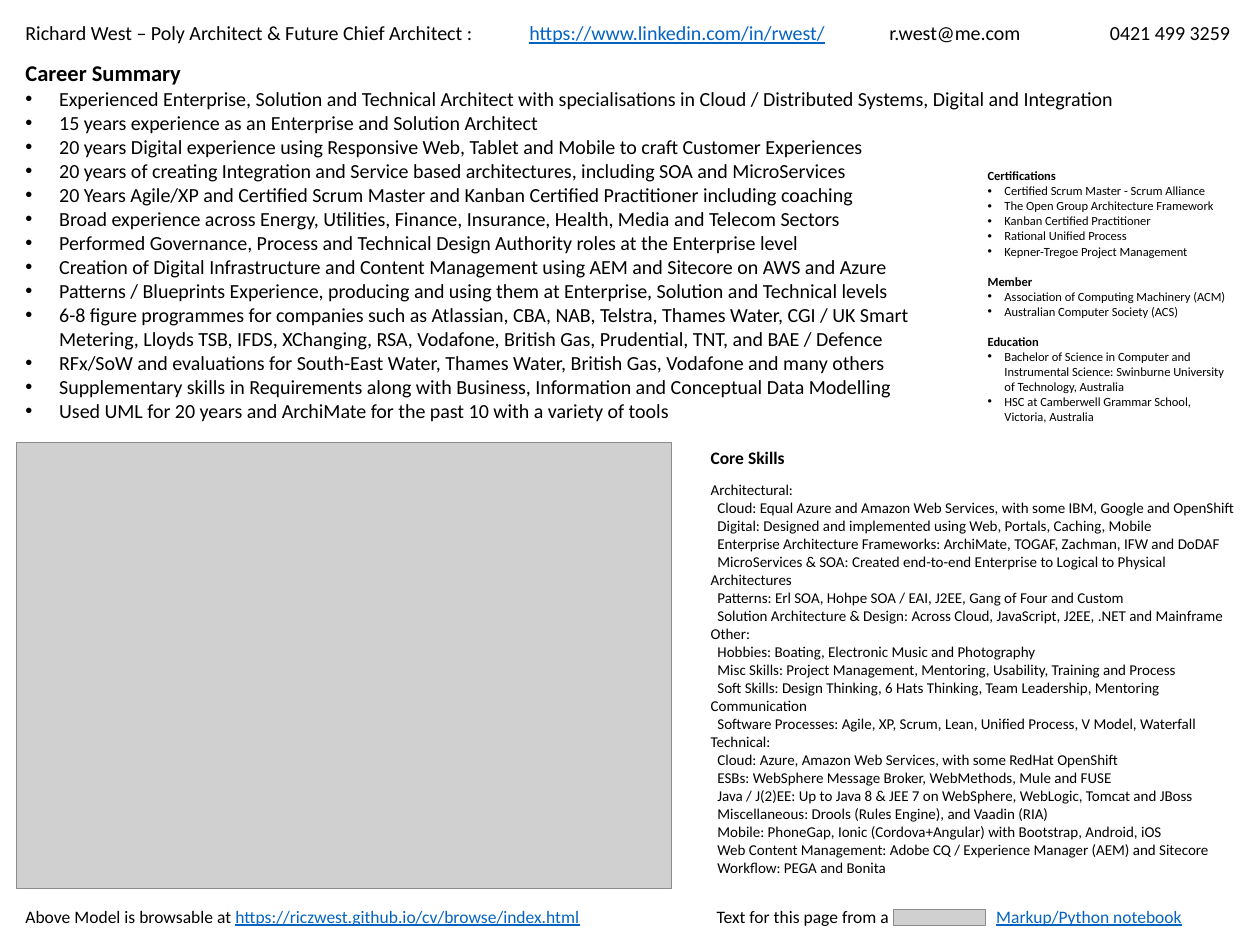
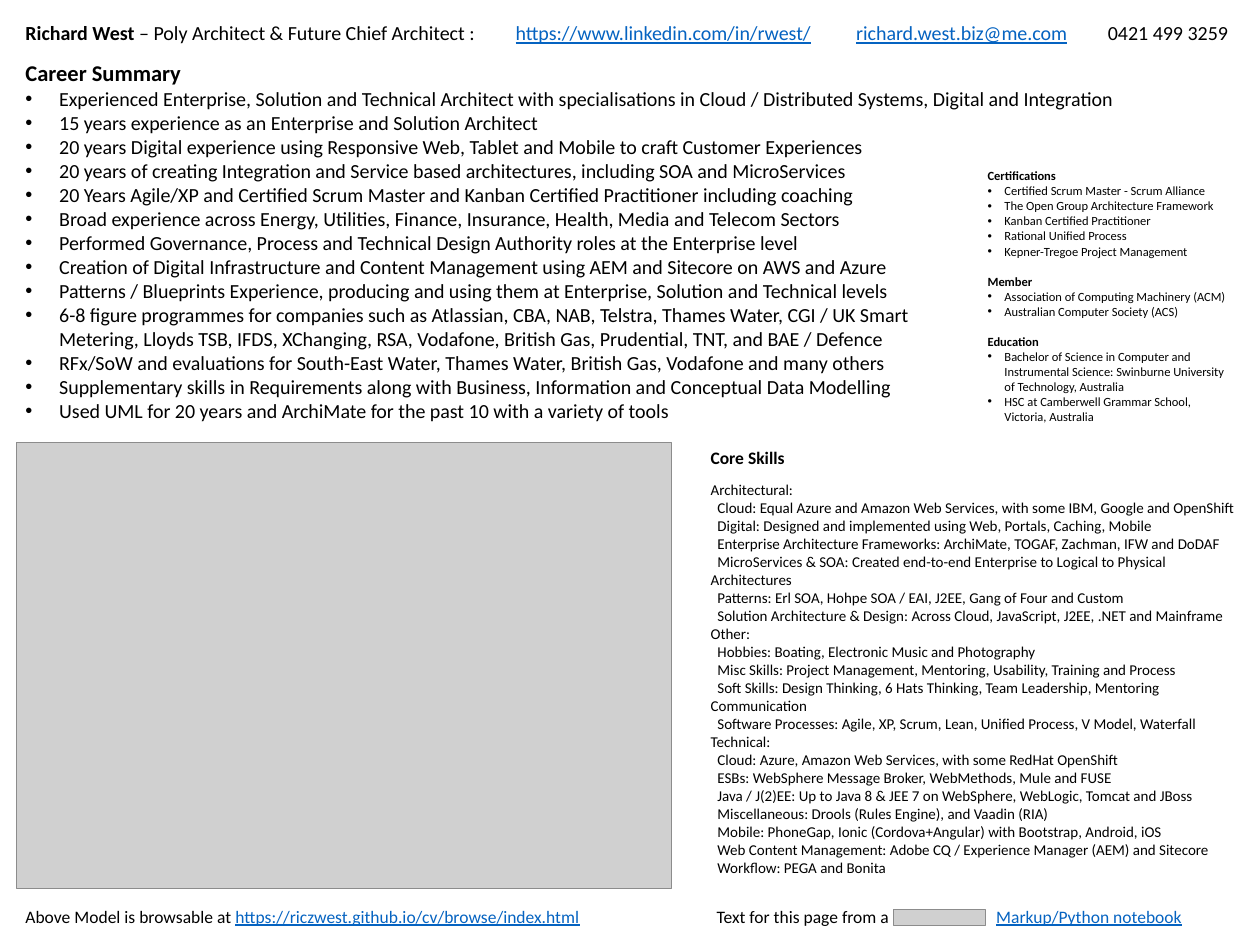
Before and after one commit to RiczWest/cv, a slide deck: slide 1 of cv2023.pptx. Drawn at 1260x945 pixels with LibreOffice and Linux fonts; fonts in the diff are those of the drawing; grey boxes stand for pictures; background and template pictures are left out. Boxes give left, top, right and bottom in pixels: in the first picture for what was removed or moved away, otherwise in the second. Text is boxed around its words. In the diff, an @@ line names an element or a change of style, - is before the commit and + after.

```diff
--- a/cv2023.pptx
+++ b/cv2023.pptx
@@ text at box(25, 26, 1228, 44): text changed @@
-Richard West – Poly Architect & Future Chief Architect : https://www.linkedin.com/in/rwest/ r.west@me.com 0421 499 3259
+Richard West – Poly Architect & Future Chief Architect : https://www.linkedin.com/in/rwest/ richard.west.biz@me.com 0421 499 3259
```
Also in this commit, not shown: 1 other slide changed, 1 other file.
